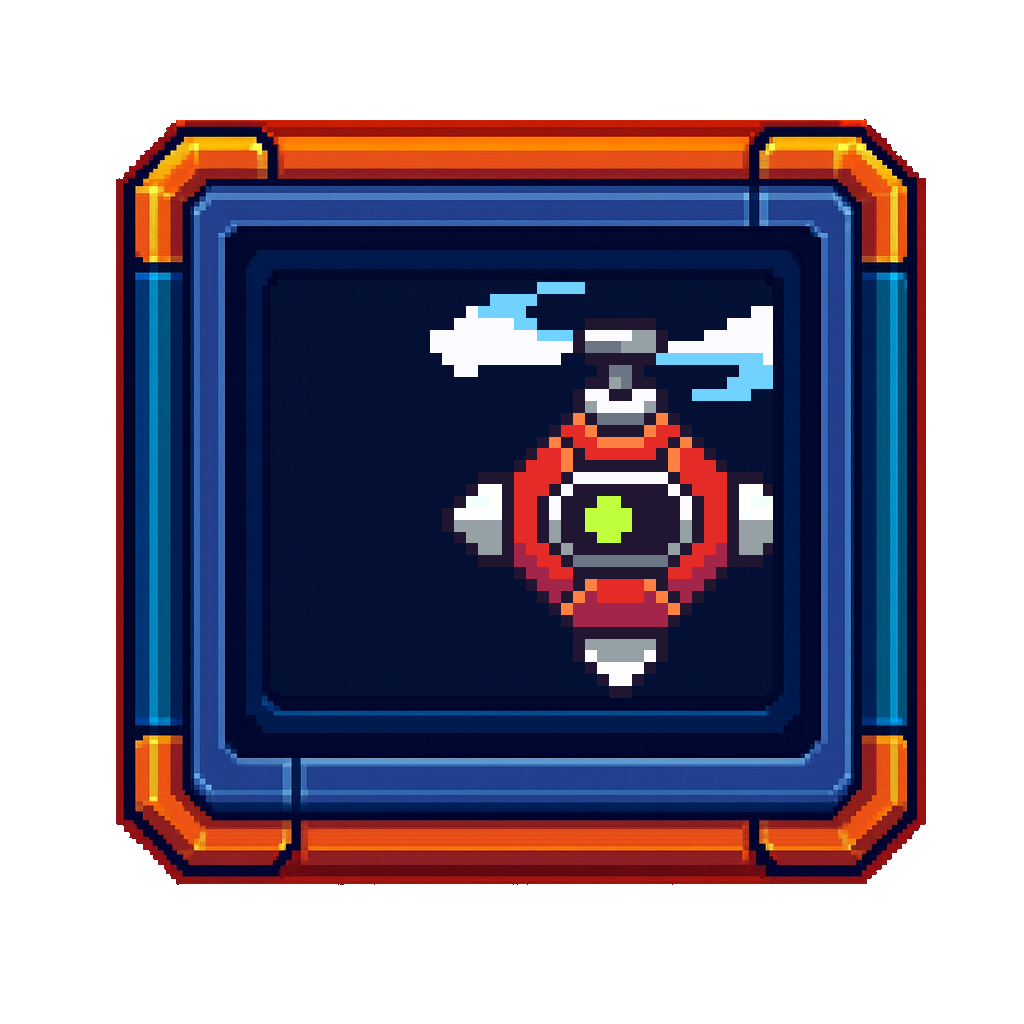
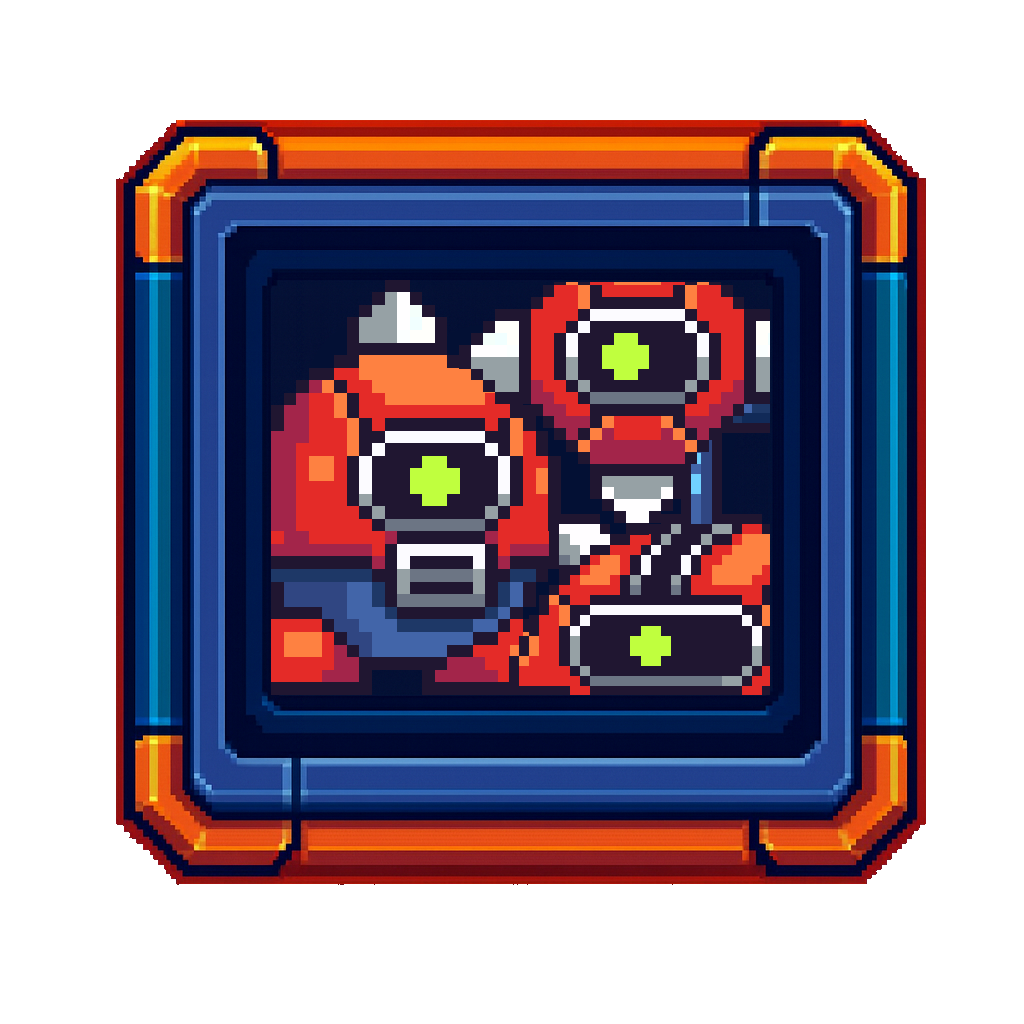
Layers edited between the first and the second 1024px x 1024px image:
added group "グループ 1" with 3 layers above "レイヤー 4" over (271, 280, 770, 695)
added layer "レイヤー 5 のコピー" in group "グループ 1" over (459, 282, 770, 535)
added layer "レイヤー 4 のコピー" in group "グループ 1" over (498, 332, 770, 695)
added layer "レイヤー 3 のコピー" in group "グループ 1" over (271, 280, 573, 695)
hid "レイヤー 5" over (430, 282, 773, 698)